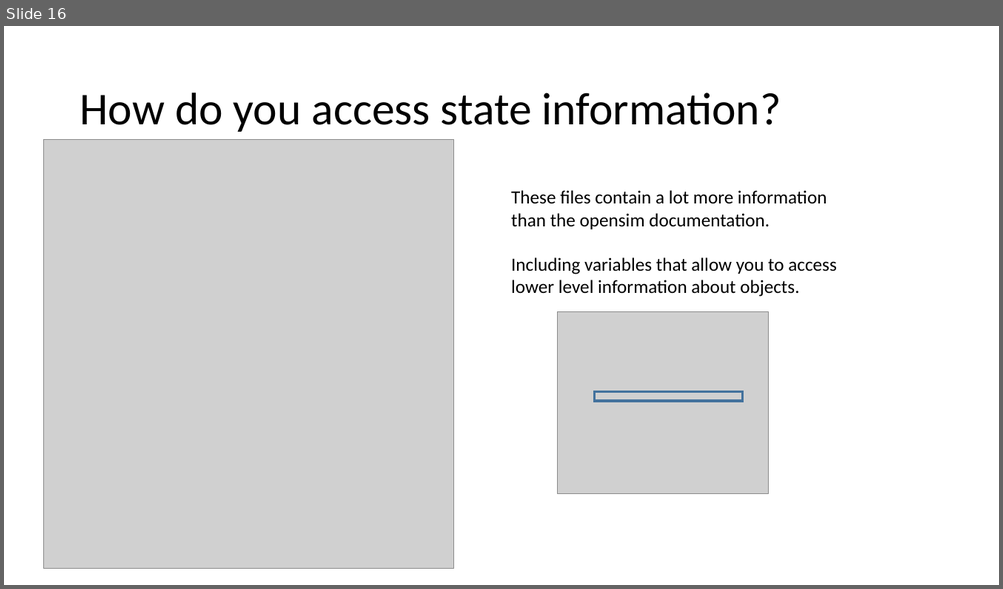
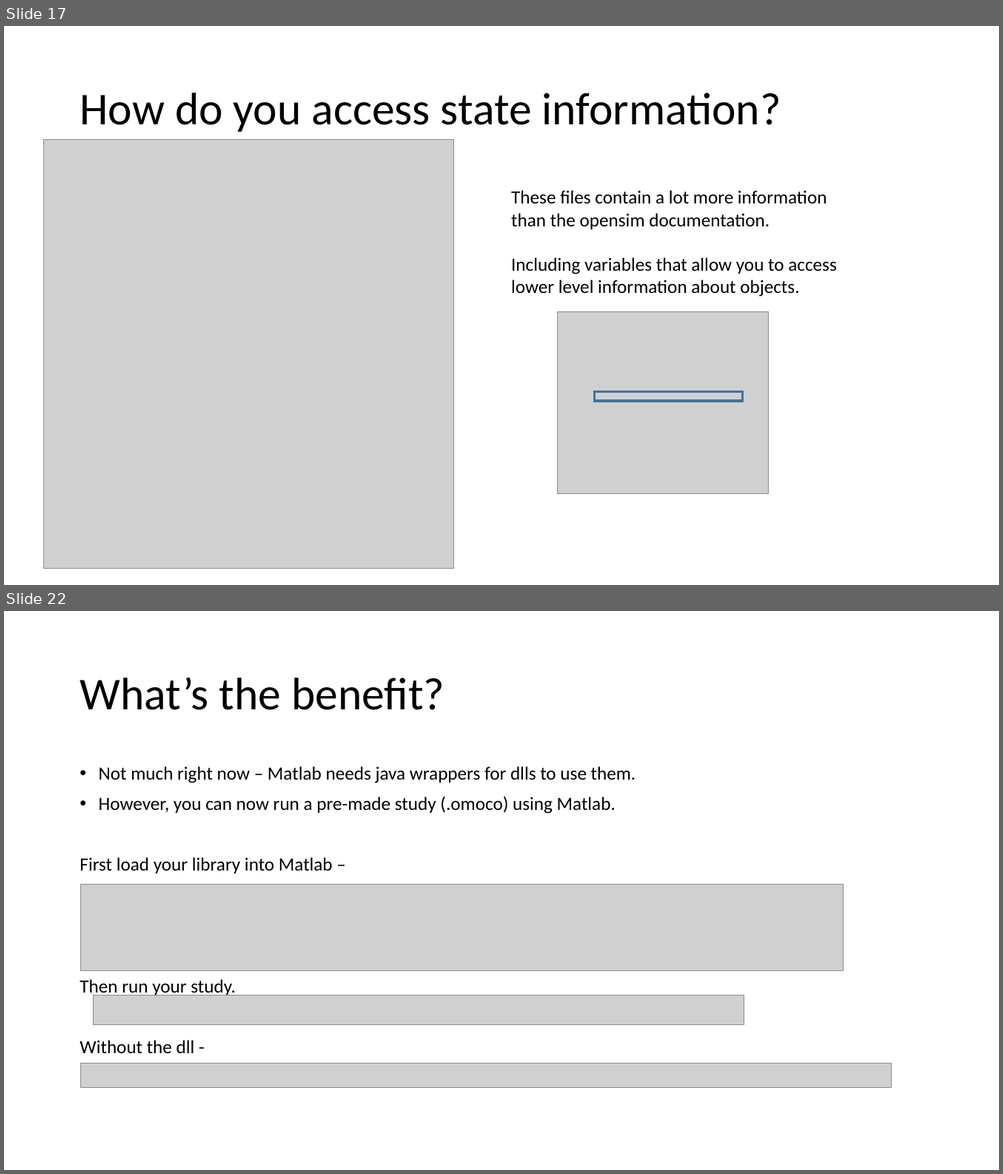
Before and after one commit to v9joshi/Moco-custom-goal, a slide deck: Tutorial.pptx. Shown one above the other, each under a label of ours: slide 16 before the commit, slides 17 and 22 after it; the slides between them are not shown. The pictures are 1003x589 and 1003x1174 pixels, drawn with LibreOffice and Linux fonts; fonts in the diff are those of the drawing; grey boxes stand for pictures. Boxes give left, top, right and bottom in pixels: in the first picture for what was removed or moved away, otherwise in the second. Text is boxed around its words. In the diff, an @@ line names an element or a change of style, - is before the commit and + after.

Commit message:
Making DLLs
Adding DDL making to the tutorial

```diff
--- a/Tutorial.pptx
+++ b/Tutorial.pptx
@@ slide 22 added at <box>4,611,999,1170</box>, background #FFFFFF @@
@@ title added at <box>79,678,444,710</box>, 44 pt, text #000000 @@
+What’s the benefit?
@@ text added at <box>79,766,636,1054</box>, 18 pt, text #000000 @@
+• Not much right now – Matlab needs java wrappers for dlls to use them.
+• However, you can now run a pre-made study (.omoco) using Matlab.
+First load your library into Matlab –
+Then run your study.
+Without the dll -
@@ picture added at <box>81,884,843,971</box> @@
@@ picture added at <box>94,995,744,1026</box> @@
@@ picture added at <box>81,1064,891,1088</box> @@
@@ what was slide 16 is now slide 17 @@
```
Also in this commit, not shown: 2 slides changed, 5 other slides added, 8 other files.
